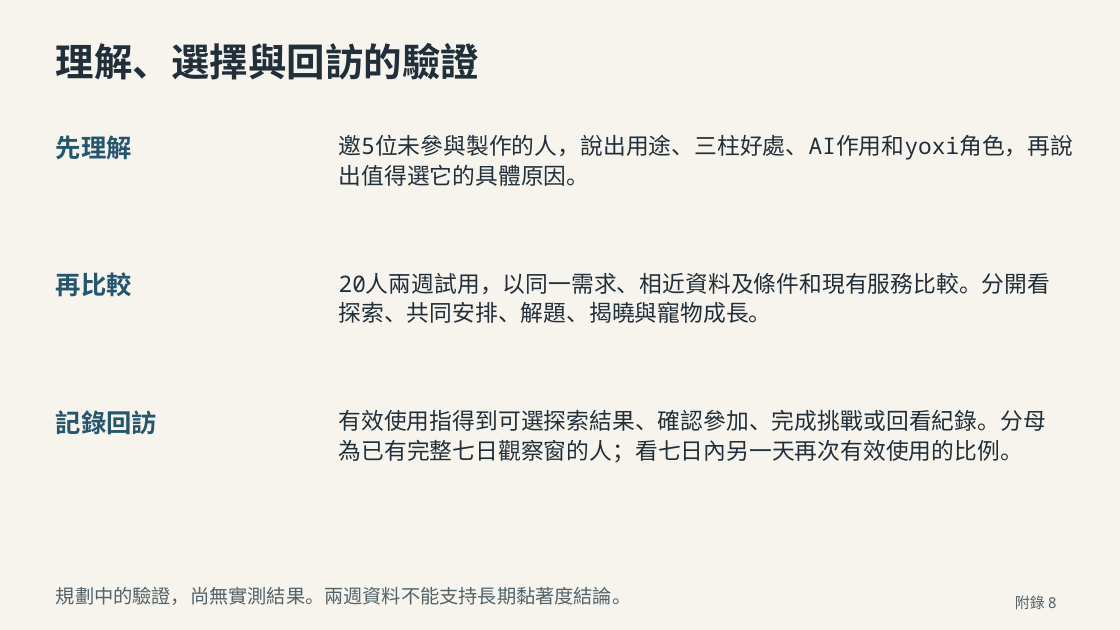
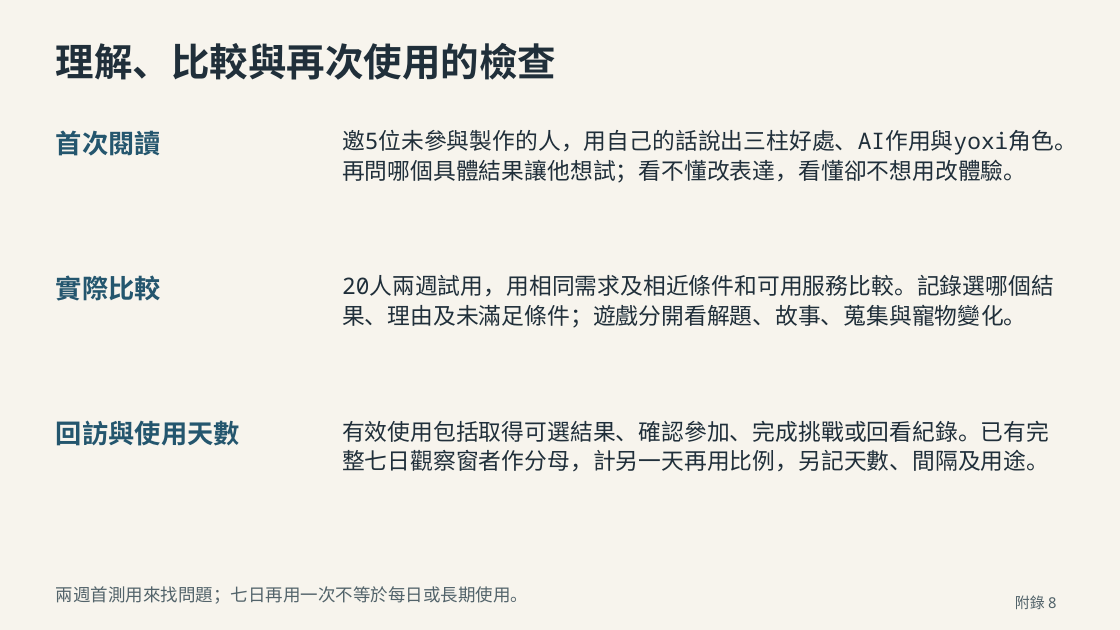
Before and after one commit to e40125/yoxi-meeting-review, a slide deck: slide 24 of downloads/proposal/yoxi-proposal.pptx. Drawn at 1120x630 pixels with LibreOffice and Linux fonts; fonts in the diff are those of the drawing. Boxes give left, top, right and bottom in pixels: in the first picture for what was removed or moved away, otherwise in the second. Text is boxed around its words. In the diff, an @@ line names an element or a change of style, - is before the commit and + after.

```diff
--- a/downloads/proposal/yoxi-proposal.pptx
+++ b/downloads/proposal/yoxi-proposal.pptx
@@ text at (56, 43, 556, 80): text changed @@
-理解、選擇與回訪的驗證
+理解、比較與再次使用的檢查
@@ text at (56, 130, 161, 156): text changed; size 21.8 to 22.5 pt @@
-先理解
+首次閱讀
@@ text at (342, 130, 1077, 155): text changed @@
-邀5位未參與製作的人，說出用途、三柱好處、AI作用和yoxi角色，再說
+邀5位未參與製作的人，用自己的話說出三柱好處、AI作用與yoxi角色。
@@ text at (342, 159, 1026, 183): text changed @@
-出值得選它的具體原因。
+再問哪個具體結果讓他想試；看不懂改表達，看懂卻不想用改體驗。
@@ text at (56, 275, 161, 301): text changed; size 21.8 to 22.5 pt @@
-再比較
+實際比較
@@ text at (342, 275, 1054, 296): text changed @@
-20人兩週試用，以同一需求、相近資料及條件和現有服務比較。分開看
+20人兩週試用，用相同需求及相近條件和可用服務比較。記錄選哪個結
@@ text at (342, 305, 1026, 328): text changed @@
-探索、共同安排、解題、揭曉與寵物成長。
+果、理由及未滿足條件；遊戲分開看解題、故事、蒐集與寵物變化。
@@ text at (56, 420, 240, 446): text changed; size 21.8 to 22.5 pt @@
-記錄回訪
+回訪與使用天數
@@ text at (342, 421, 1049, 442): text changed @@
-有效使用指得到可選探索結果、確認參加、完成挑戰或回看紀錄。分母
+有效使用包括取得可選結果、確認參加、完成挑戰或回看紀錄。已有完
@@ text at (342, 450, 1049, 471): text changed @@
-為已有完整七日觀察窗的人；看七日內另一天再次有效使用的比例。
+整七日觀察窗者作分母，計另一天再用比例，另記天數、間隔及用途。
@@ text at (56, 586, 528, 604): text changed; size 16.5 to 15 pt @@
-規劃中的驗證，尚無實測結果。兩週資料不能支持長期黏著度結論。
+兩週首測用來找問題；七日再用一次不等於每日或長期使用。
```
Also in this commit, not shown: 21 other slides changed, 5 slides added, 5 slides removed, 47 other files.
